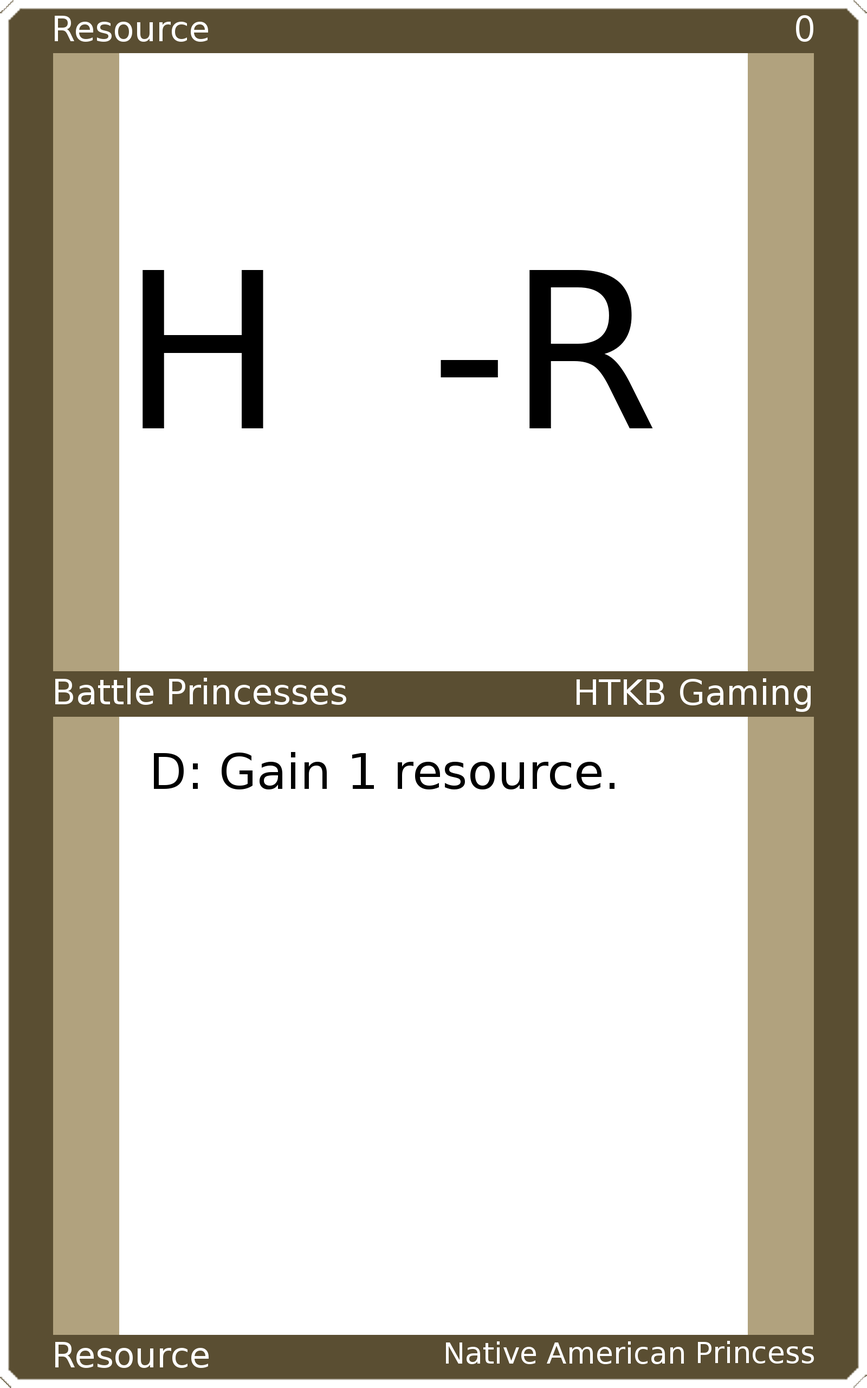
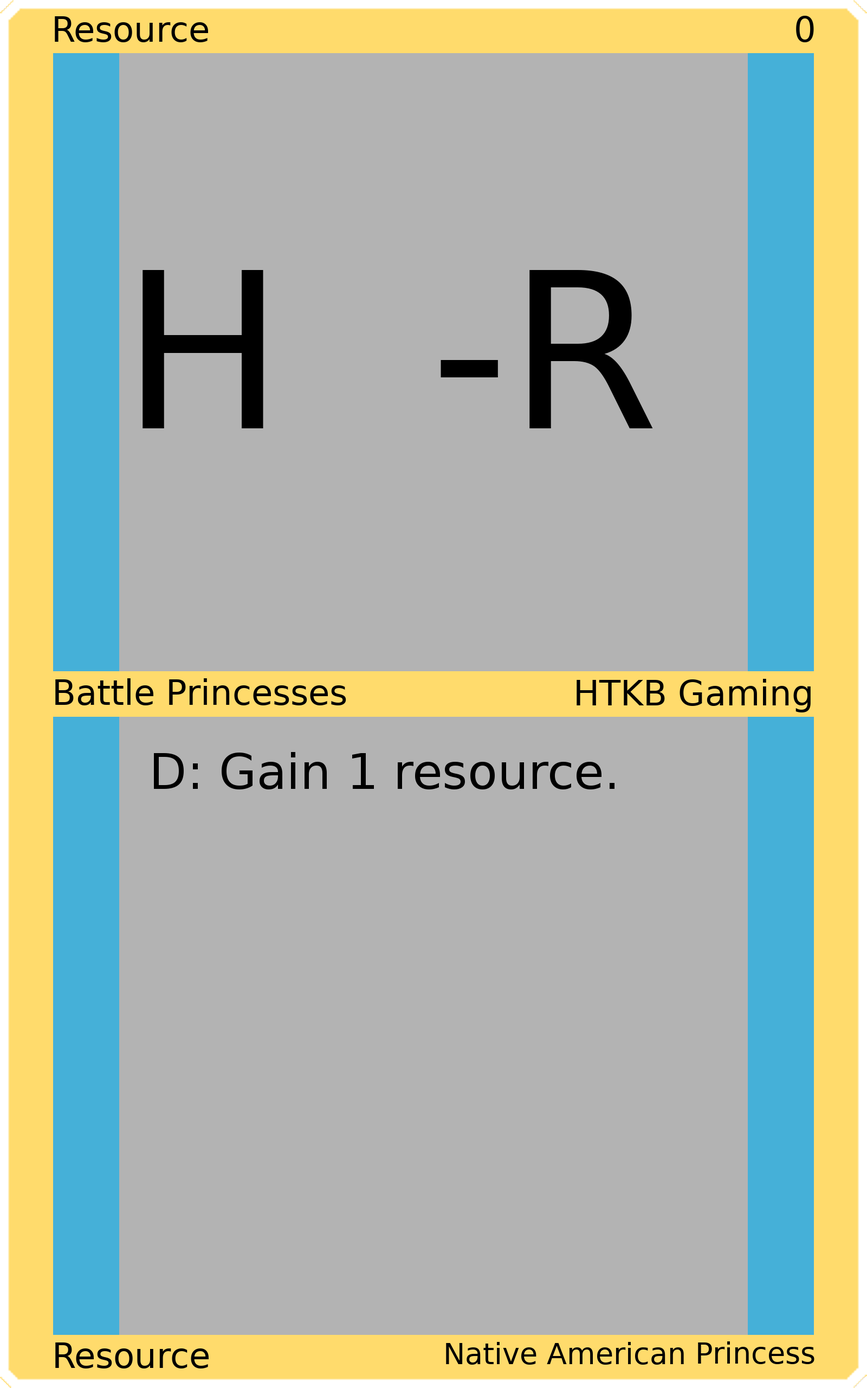
The second 867 x 1388 image is a revision of the first. Changes to its layers:
painted on "Upper Left" over [54, 15, 209, 43]
painted on "Upper Right" over [796, 15, 815, 43]
painted on "Mid Left" over [55, 677, 347, 706]
painted on "Mid Right" over [576, 678, 811, 713]
painted on "Bottom Left" over [55, 1341, 209, 1369]
painted on "Bottom Right" over [446, 1340, 815, 1365]
painted on "Border" over [0, 0, 867, 1388]
painted on "Top Background" over [119, 52, 748, 673]
painted on "Bottom Background" over [119, 715, 748, 1336]
painted on "Background" over [35, 35, 832, 1352]
